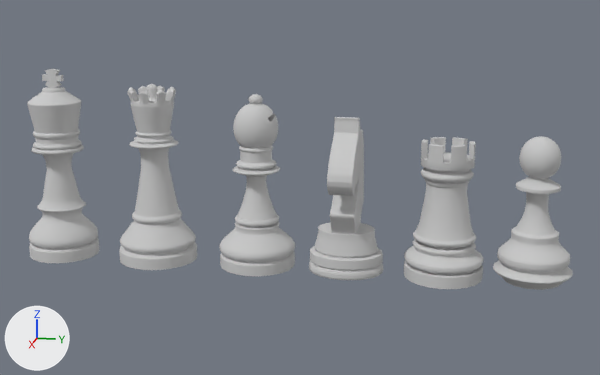
A saved change to the glTF model assets/pieces/pieces.glb.
Camera for both pictures: a 50 mm lens placed at (37.2, 9.5, 14.0), pointed at (0.4, 2.1, 4.7). The axes (+X, +Y, +Z) are drawn at lower left. The lights are the same throughout. Where no turn or scale is listed for an object, it has been applied to the vertices. Vertices at the same position are counted once.

Script lines for the objects in view, before the commit:
```python
ob_chesspieces_kit_bishop_model = bpy.data.objects.new('chessPieces_KIT bishop_Model', me_chesspieces_kit_bishop_model)
ob_chesspieces_kit_bishop_model.location = (0.0, 0.0, 0.0)
ob_chesspieces_kit_knight_model_knight_02 = bpy.data.objects.new('chessPieces_KIT knight_Model knight_02', me_chesspieces_kit_knight_model_knight_02)
ob_chesspieces_kit_knight_model_knight_02.location = (0.0, 0.0, 0.0)
ob_chesspieces_kit_knightstand_01_knight_model = bpy.data.objects.new('chessPieces_KIT knightStand_01 knight_Model', me_chesspieces_kit_knightstand_01_knight_model)
ob_chesspieces_kit_knightstand_01_knight_model.location = (0.0, 0.0, 0.0)
ob_chesspieces_kit_pawn_model = bpy.data.objects.new('chessPieces_KIT pawn_Model', me_chesspieces_kit_pawn_model)
ob_chesspieces_kit_pawn_model.location = (0.0, 0.0, 0.0)
ob_chesspieces_kit_queen_model = bpy.data.objects.new('chessPieces_KIT queen_Model', me_chesspieces_kit_queen_model)
ob_chesspieces_kit_queen_model.location = (0.0, 0.0, 0.0)
ob_chesspieces_kit_rook_model = bpy.data.objects.new('chessPieces_KIT rook_Model', me_chesspieces_kit_rook_model)
ob_chesspieces_kit_rook_model.location = (0.0, 0.0, 0.0)
ob_king_01_king_model_chesspieces_kit = bpy.data.objects.new('king_01 king_Model chessPieces_KIT', me_king_01_king_model_chesspieces_kit)
ob_king_01_king_model_chesspieces_kit.location = (0.0, 0.0, 0.0)
ob_king_model_chesspieces_kit_cross_01 = bpy.data.objects.new('king_Model chessPieces_KIT cross_01', me_king_model_chesspieces_kit_cross_01)
ob_king_model_chesspieces_kit_cross_01.location = (0.0, 0.0, 0.0)
```
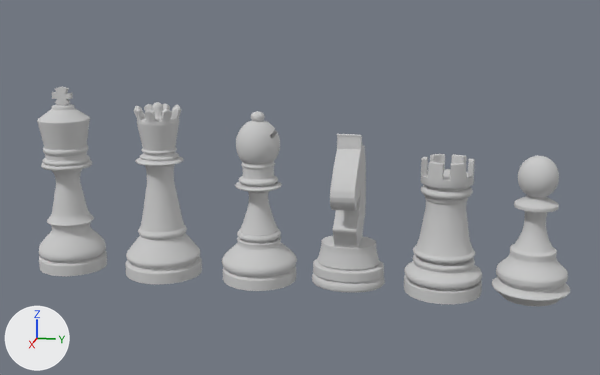
Boxes (x1, y1, x2, y2) around the edits, measured in the pictures (600 x 375 px):
'chessPieces_KIT queen_Model', moved: before (119, 84, 197, 270); after (126, 102, 202, 284)
'chessPieces_KIT rook_Model', moved: before (404, 137, 483, 289); after (404, 154, 482, 304)
'chessPieces_KIT bishop_Model', moved: before (219, 94, 295, 276); after (222, 111, 297, 291)
'chessPieces_KIT pawn_Model', moved: before (493, 136, 573, 290); after (492, 156, 570, 306)
'king_Model chessPieces_KIT cross_01', reshaped, moved (209% wider, 850% taller): before (42, 69, 64, 88); after (37, 87, 107, 276)
'king_01 king_Model chessPieces_KIT', deleted: before (27, 87, 100, 263)
'chessPieces_KIT knightStand_01 knight_Model', reshaped, moved (171% taller): before (309, 222, 383, 280); after (312, 134, 385, 293)
'chessPieces_KIT knight_Model knight_02', deleted: before (327, 117, 364, 234)
part 1 of me_king_model_chesspieces_kit_cross_01, added: after (37, 87, 107, 276)
part 2 of me_king_model_chesspieces_kit_cross_01, deleted: before (42, 69, 64, 88)

Edits to the bpy script that builds the scene:
```text
Change me_king_model_chesspieces_kit_cross_01:
    remove me_king_model_chesspieces_kit_cross_01.from_pydata(...)  # 48 vertices, 92 faces; spans x 0.655..0.961, y -10.206..-9.251, z 9.113..10.039
    add me_king_model_chesspieces_kit_cross_01.from_pydata(...)  # 2150 vertices, 4292 faces; spans x -1.677..1.677, y -1.677..1.677, z 0.0..9.081
    me_king_model_chesspieces_kit_cross_01 part 1: 2150 vertices added at x -1.677..1.677, y -1.677..1.677, z 0.0..9.081
    me_king_model_chesspieces_kit_cross_01 part 2: 48 vertices removed from x 0.655..0.961, y -10.206..-9.251, z 9.113..10.039
Change me_chesspieces_kit_pawn_model:
    where me_chesspieces_kit_pawn_model.from_pydata(...)  # 1642 vertices, 3280 faces; spans x -1.38..2.1, y 11.02..14.49, z 0.96..7.52
    me_chesspieces_kit_pawn_model part 3: the whole mesh is moved by (-0.33, -12.74, -0.97)
Change me_chesspieces_kit_knightstand_01_knight_model:
    remove me_chesspieces_kit_knightstand_01_knight_model.from_pydata(...)  # 782 vertices, 1560 faces; spans x -0.79..2.07, y 2.59..6.08, z 0.95..2.99
    add me_chesspieces_kit_knightstand_01_knight_model.from_pydata(...)  # 1512 vertices, 3016 faces; spans x -1.88..2.32, y -1.75..1.75, z -0.03..7.21
    me_chesspieces_kit_knightstand_01_knight_model part 4: 782 vertices removed from x -0.79..2.07, y 2.59..6.08, z 0.95..2.99; 1512 vertices added at x -1.88..2.32, y -1.75..1.75, z -0.03..7.21
Change me_chesspieces_kit_rook_model:
    where me_chesspieces_kit_rook_model.from_pydata(...)  # 3354 vertices, 6704 faces; spans x -1.39..2.19, y 7.01..10.58, z 0.91..7.16
    me_chesspieces_kit_rook_model part 5: the whole mesh is moved by (-0.4, -8.8, -0.91)
Change me_chesspieces_kit_bishop_model:
    where me_chesspieces_kit_bishop_model.from_pydata(...)  # 3281 vertices, 6558 faces; spans x -1.46..2.17, y -1.8..1.83, z 0.87..9.03
    me_chesspieces_kit_bishop_model part 6: the whole mesh is moved by (-0.35, -0.02, -0.87)
Change me_chesspieces_kit_queen_model:
    where me_chesspieces_kit_queen_model.from_pydata(...)  # 4034 vertices, 8064 faces; spans x -1.23..2.51, y -6.74..-3.01, z 0.97..9.42
    me_chesspieces_kit_queen_model part 7: the whole mesh is moved by (-0.64, 4.88, -0.97)
Remove ob_king_01_king_model_chesspieces_kit:
    ob_king_01_king_model_chesspieces_kit = bpy.data.objects.new('king_01 king_Model chessPieces_KIT', me_king_01_king_model_chesspieces_kit)
Change ob_king_model_chesspieces_kit_cross_01:
    ob_king_model_chesspieces_kit_cross_01.location: (0.0, 0.0, 0.0) -> (0.0, -9.73, 0.01)
Change ob_chesspieces_kit_pawn_model:
    ob_chesspieces_kit_pawn_model.location: (0.0, 0.0, 0.0) -> (-0.03, 12.74, 0.05)
Change ob_chesspieces_kit_knightstand_01_knight_model:
    ob_chesspieces_kit_knightstand_01_knight_model.location: (0.0, 0.0, 0.0) -> (-0.22, 4.33, 0.08)
Remove ob_chesspieces_kit_knight_model_knight_02:
    ob_chesspieces_kit_knight_model_knight_02 = bpy.data.objects.new('chessPieces_KIT knight_Model knight_02', me_chesspieces_kit_knight_model_knight_02)
Change ob_chesspieces_kit_rook_model:
    ob_chesspieces_kit_rook_model.location: (0.0, 0.0, 0.0) -> (0.0, 8.8, 0.04)
Change ob_chesspieces_kit_bishop_model:
    ob_chesspieces_kit_bishop_model.location: (0.0, 0.0, 0.0) -> (0.0, 0.02, 0.02)
Change ob_chesspieces_kit_queen_model:
    ob_chesspieces_kit_queen_model.location: (0.0, 0.0, 0.0) -> (0.0, -4.88, 0.02)
```
